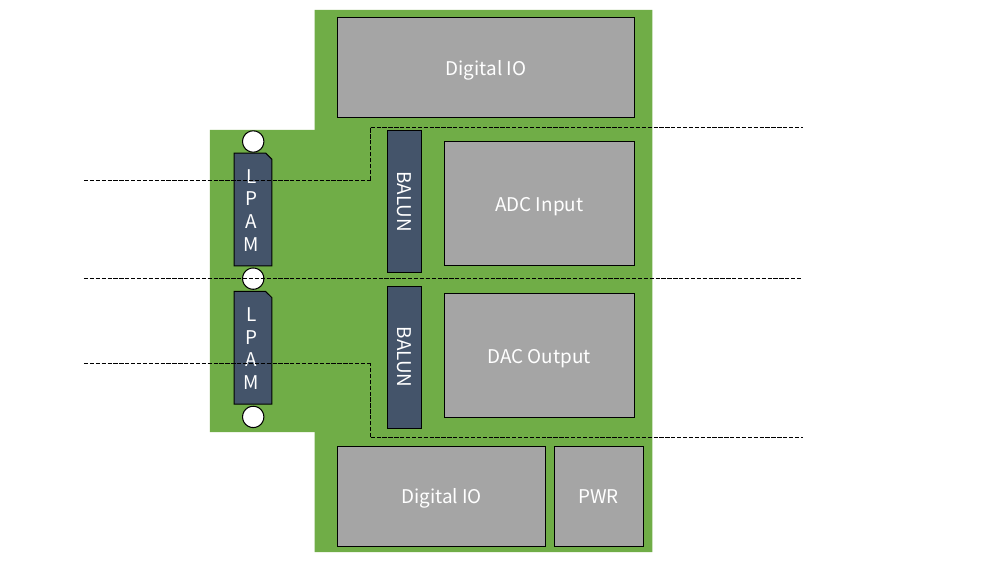
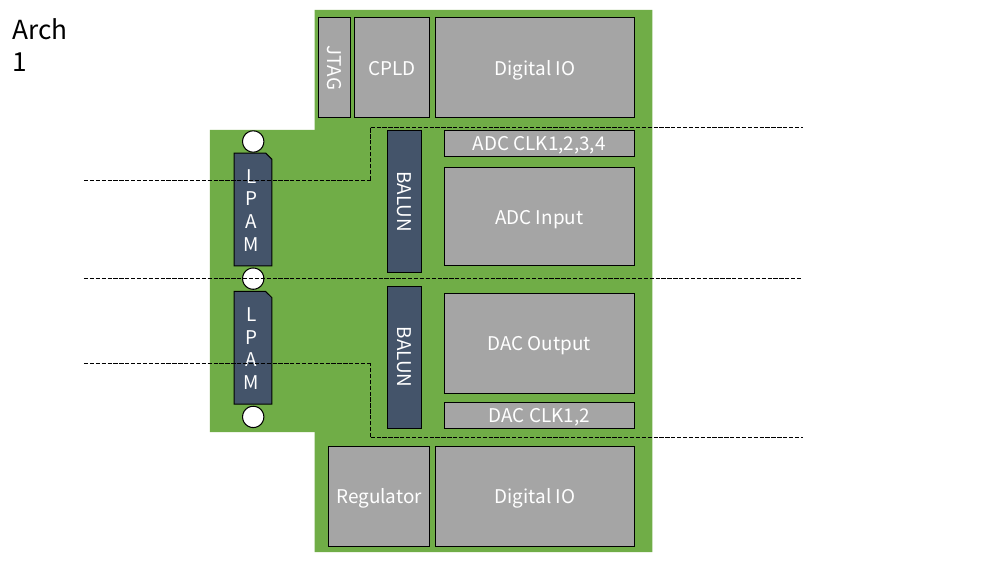
Before and after one commit to snu-quiqcl/RFSoC_FrontEnd, a slide deck: slide 4 of Documents/PPT/RFSoC RF FrontEnd_v1_00.pptx. Drawn at 1008x567 pixels with LibreOffice and Linux fonts; fonts in the diff are those of the drawing. Boxes give left, top, right and bottom in pixels: in the first picture for what was removed or moved away, otherwise in the second. Text is boxed around its words. In the diff, an @@ line names an element or a change of style, - is before the commit and + after.

```diff
--- a/Documents/PPT/RFSoC RF FrontEnd_v1_00.pptx
+++ b/Documents/PPT/RFSoC RF FrontEnd_v1_00.pptx
@@ text added at (x1=5, y1=10, x2=89, y2=49), 25 pt, text #000000 @@
+Arch1
@@ rectangle added at (x1=318, y1=18, x2=350, y2=118), fill #A5A5A5, outline #000000 1 pt, 18 pt, text #FFFFFF @@
+JTAG
@@ rectangle added at (x1=355, y1=17, x2=430, y2=117), fill #A5A5A5, outline #000000 1 pt, 18 pt, text #FFFFFF @@
+CPLD
@@ rectangle "Digital IO" resized from (x1=338, y1=17, x2=634, y2=117) to (x1=436, y1=17, x2=634, y2=117) @@
@@ rectangle added at (x1=445, y1=130, x2=634, y2=156), fill #A5A5A5, outline #000000 1 pt, 18 pt, text #FFFFFF @@
+ADC CLK1,2,3,4
@@ rectangle "ADC Input" resized from (x1=445, y1=142, x2=634, y2=266) to (x1=445, y1=167, x2=634, y2=265) @@
@@ rectangle "DAC Output" resized from (x1=445, y1=293, x2=634, y2=417) to (x1=445, y1=293, x2=634, y2=393) @@
@@ rectangle added at (x1=445, y1=402, x2=634, y2=428), fill #A5A5A5, outline #000000 1 pt, 18 pt, text #FFFFFF @@
+DAC CLK1,2
@@ rectangle added at (x1=329, y1=446, x2=430, y2=546), fill #A5A5A5, outline #000000 1 pt, 18 pt, text #FFFFFF @@
+Regulator
@@ rectangle "Digital IO" resized from (x1=338, y1=446, x2=546, y2=546) to (x1=436, y1=446, x2=634, y2=546) @@
@@ rectangle removed at (x1=554, y1=446, x2=644, y2=546) @@
-PWR
```
Also in this commit, not shown: 2 other slides changed, 8 slides added, 45 other files.
